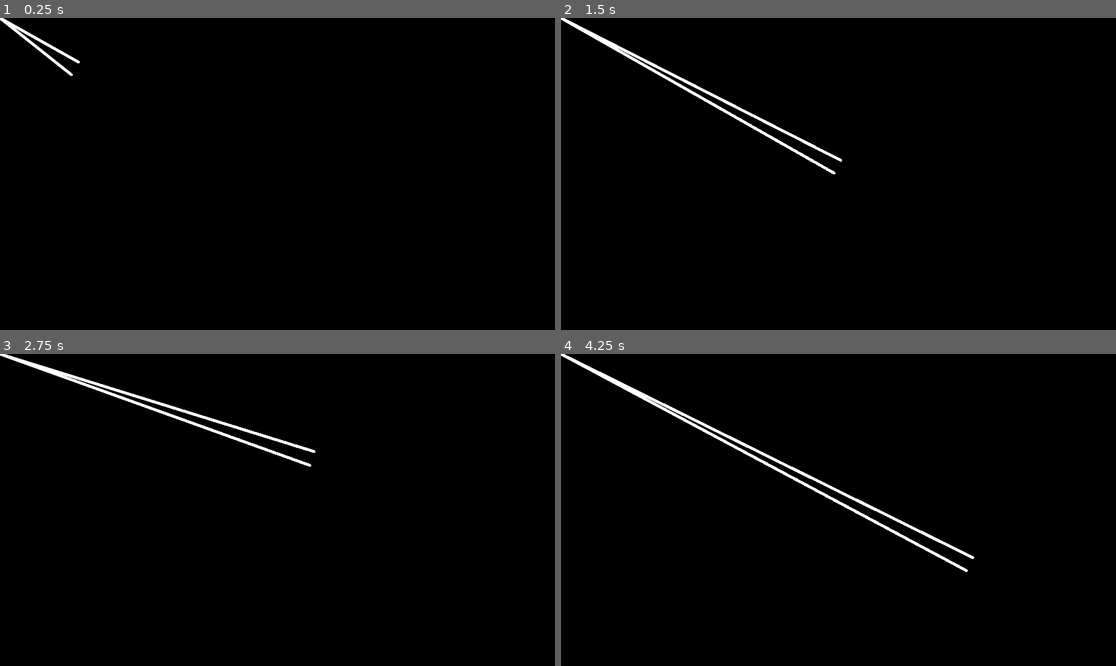
Above: before the commit, frames 1-4 (two rows, left to right).
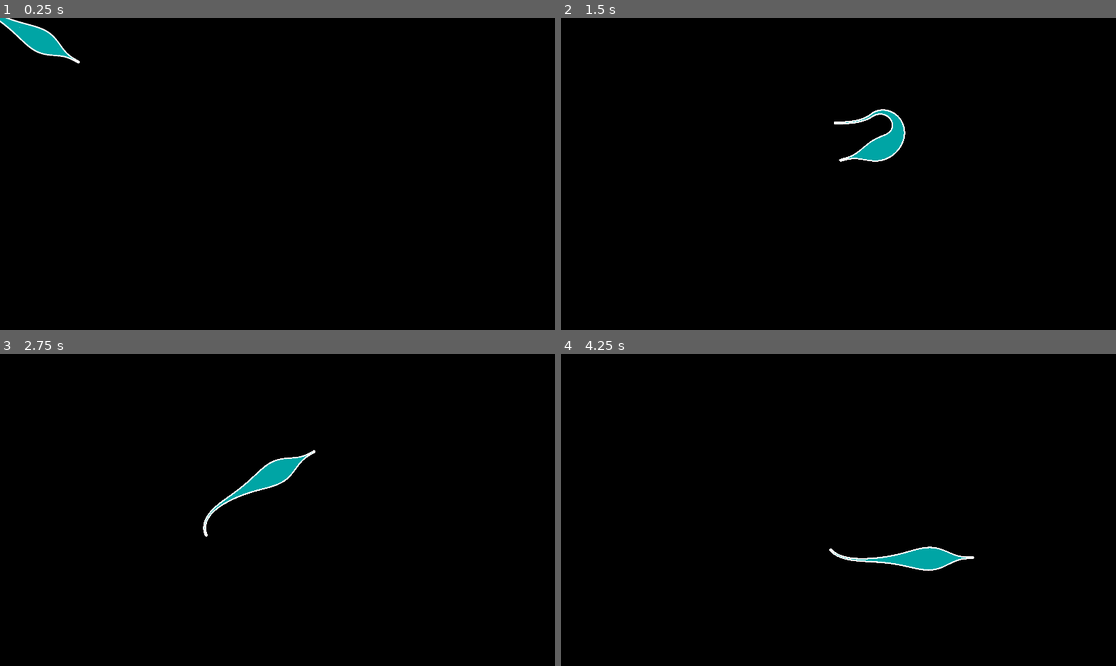
Above: after the commit, the same moments.

Repository: weedleeedle/worm-game
Game: Godot game, scene res://scene/main_scene/main_scene.tscn
Two runs of this game, one before a commit and one after it. Both use one fixed random seed, a clock stepped at 60 frames per second and the inputs below.
Inputs (mouse positions are in pixels of both pictures, inside the frame that each line leads up to):
- Up to frame 1 (0.25 s): no input
- Up to frame 2 (1.5 s): move the mouse to (960, 158) at 0.52 s; move the mouse to (727, 189) at 1.27 s
- Up to frame 3 (2.75 s): move the mouse to (333, 441) at 2.02 s
- Up to frame 4 (4.25 s): move the mouse to (810, 572) at 2.77 s; move the mouse to (1005, 556) at 3.52 s

The runs differ from the first frame. In frame 1, 0.8% of the frame differs, in the area x 0-14%, y 0-19%; in frame 2, 2.0%; in frame 3, 2.0%; in frame 4, 2.4%, in the area x 0-75%, y 0-70%.

Commit message:
Added body segments as children of a body.
Changed global coordinate logic to be local to the Body.

I realized after doing all this this doesn't really change anything, but
this also feels more... idiomatic, idk.

Diff:
--- a/component/body/body.gd
+++ b/component/body/body.gd
@@ -12,15 +12,26 @@
 var body_segments: Array[BodySegment]
 var body_head: BodySegment
 
+func _process(delta: float) -> void:
+	queue_redraw()
+
+func get_head() -> BodySegment:
+	return body_head
+
 ## Takes control of the body segment, adds it as a child.
 ##
 ## The first body segment added will be the head, positioned at the origin.
 func add_body_segment(body_segment: BodySegment) -> void:
 	add_child(body_segment)
-	var prev_segment: BodySegment = body_segments.back()
+	body_segment.owning_body = self
+	var prev_segment: BodySegment
+	if !body_segments.is_empty():
+		prev_segment = body_segments.back()
+
 	body_segments.push_back(body_segment)
 	if body_head == null:
 		body_head = body_segment
+
 	# Connect the new segment to the old one (maybe make this optional if they're like... pre-connected...?
 	if prev_segment == null:
 		return
@@ -52,7 +63,7 @@
 	var point_set: PackedVector2Array = []
 	for outline in p_render_set.outlines:
 		for i in END_RESOLUTION+1:
-			var point = head_vector.rotated(deg_to_rad(90) + ANGLE_INCREMENT * i) * (segment.radius + outline.outline_width) + segment.global_position
+			var point = head_vector.rotated(deg_to_rad(90) + ANGLE_INCREMENT * i) * (segment.radius + outline.outline_width) + segment.position
 			point_set.push_back(point)
 		draw_colored_polygon(point_set, outline.outline_color)
 		point_set.clear()
@@ -89,7 +100,7 @@
 	var point_set: PackedVector2Array = []
 	for outline in p_render_set.outlines:
 		for i in END_RESOLUTION+1:
-			var point = tail_vector.rotated(deg_to_rad(90) + ANGLE_INCREMENT * i) * (segment.radius + outline.outline_width) + segment.global_position
+			var point = tail_vector.rotated(deg_to_rad(90) + ANGLE_INCREMENT * i) * (segment.radius + outline.outline_width) + segment.position
 			point_set.push_back(point)
 		draw_colored_polygon(point_set, outline.outline_color)
 		point_set.clear()
@@ -97,9 +108,9 @@
 # Returns an array of ONLY TWO VECTORS!!!!!!!
 func _get_perpendicular_points(segment: BodySegment, distance: float) -> PackedVector2Array:
 	if segment.parent_segment != null:
-		return [segment.head_vector().rotated(deg_to_rad(-90)).normalized() * distance + segment.global_position, segment.head_vector().rotated(deg_to_rad(90)).normalized() * distance + segment.global_position]
+		return [segment.head_vector().rotated(deg_to_rad(-90)).normalized() * distance + segment.position, segment.head_vector().rotated(deg_to_rad(90)).normalized() * distance + segment.position]
 	elif segment.child_segment != null:
-		return [segment.tail_vector().rotated(deg_to_rad(-90)).normalized() * distance + segment.global_position, segment.tail_vector().rotated(deg_to_rad(90)).normalized() * distance + segment.global_position]
+		return [segment.tail_vector().rotated(deg_to_rad(-90)).normalized() * distance + segment.position, segment.tail_vector().rotated(deg_to_rad(90)).normalized() * distance + segment.position]
 	else:
 		push_error("Body part had neither a head vector nor a tail vector to render against!")
 		return []
--- a/component/body_factory/body_factory.gd
+++ b/component/body_factory/body_factory.gd
@@ -4,35 +4,32 @@
 @export_file("*.tscn") var body_segment_file: String
 @onready var body_segment_scene: PackedScene = load(body_segment_file)
 
-func create_body(body_iterator: Iterator, constraint: SegmentConstraint, accessories: Array[Accessory]) -> BodySegment:
-	# Create the head
-	var head: BodySegment = body_segment_scene.instantiate()
-	var iter_result := body_iterator.next()
-	if iter_result.is_halt():
-		push_error("Received a HALT from the body_iterator, expected at least one non-halt iterator")
+@export_file("*.tscn") var body_file: String
+@onready var body_scene: PackedScene = load(body_file)
 
-	head.constraint = constraint
-	head.radius = iter_result.get_value()
+func create_body(body_iterator: Iterator, constraint: SegmentConstraint, accessories: Array[Accessory]) -> Body:
+	# Create the body
+	var body: Body = body_scene.instantiate()
 
-	var current_segment := head
-	iter_result = body_iterator.next()
+	var iter_result = body_iterator.next()
 	while !iter_result.is_halt():
 		var new_segment: BodySegment = body_segment_scene.instantiate()
 		new_segment.constraint = constraint
 		new_segment.radius = iter_result.get_value()
-		current_segment.connect_child_segment(new_segment)
-		current_segment = new_segment
+		body.add_body_segment(new_segment)
 		iter_result = body_iterator.next()
 
-	_init_accessories(head, accessories)
-	return head
+	_init_accessories(body, accessories)
+	return body
 
-func _init_accessories(body_root: BodySegment, accessories: Array[Accessory]) -> void:
+func _init_accessories(body: Body, accessories: Array[Accessory]) -> void:
 	# Get the maximum body length for scaling porpoises.
-	var real_length := body_root.get_real_length()
+	var body_head := body.get_head()
+	var real_length := body_head.get_real_length()
+	body.accessories = accessories
 	for accessory in accessories:
 		var accessory_model := accessory.init_accessory_model()
-		var segment := _get_closest_body_segment(body_root, 0.0, real_length, accessory.placement)
+		var segment := _get_closest_body_segment(body_head, 0.0, real_length, accessory.placement)
 		segment.attach_accessory(accessory_model)
 
 ## Gets the closest body part to a given weight from 0.0 to 1.0
--- a/component/body_factory/body_factory.tscn
+++ b/component/body_factory/body_factory.tscn
@@ -5,3 +5,4 @@
 [node name="BodyFactory" type="Node" unique_id=1871543605]
 script = ExtResource("1_vby0q")
 body_segment_file = "uid://dacqq0ywykqud"
+body_file = "uid://b0sqwphfbnwtn"
--- a/component/body_segment/body_segment.gd
+++ b/component/body_segment/body_segment.gd
@@ -9,6 +9,7 @@
 
 @export var parent_segment: BodySegment
 @export var child_segment: BodySegment
+@export var owning_body: Body
 
 var accessories: Array[AccessoryModel]
 
--- a/scene/main_scene/main_scene.gd
+++ b/scene/main_scene/main_scene.gd
@@ -2,15 +2,15 @@
 
 @onready var property_manager: PropertyManager = $PropertyManager
 
-var current_body: BodySegment
+var current_body: Body
 
 func _ready() -> void:
 	current_body = generate_body(property_manager.iterator, property_manager.constraint, property_manager.accessories)
-	RenderService.add_render_target(current_body, property_manager.accessories, property_manager.render_set)
+	current_body.render_set = property_manager.render_set
 
-func generate_body(iterator: Iterator, constraint: SegmentConstraint, accessories: Array[Accessory]) -> BodySegment:
+func generate_body(iterator: Iterator, constraint: SegmentConstraint, accessories: Array[Accessory]) -> Body:
 	# Create a worm!!
-	var body: BodySegment = BodyFactory.create_body(iterator, constraint, accessories)
+	var body: Body = BodyFactory.create_body(iterator, constraint, accessories)
 	add_child(body)
 	return body
 
@@ -24,7 +24,12 @@
 func _on_property_manager_iterator_changed() -> void:
 	current_body.queue_free()
 	current_body = generate_body(property_manager.iterator, property_manager.constraint, property_manager.accessories)
+	current_body.render_set = property_manager.render_set
 
 func _on_property_manager_accessories_changed() -> void:
 	current_body.queue_free()
 	current_body = generate_body(property_manager.iterator, property_manager.constraint, property_manager.accessories)
+	current_body.render_set = property_manager.render_set
+
+func _on_property_manager_render_set_changed() -> void:
+	current_body.render_set = property_manager.render_set
--- a/scene/main_scene/main_scene.tscn
+++ b/scene/main_scene/main_scene.tscn
@@ -6,16 +6,11 @@
 [ext_resource type="Script" uid="uid://bubfxjvewqaj8" path="res://src/segment_constraints/segment_constraint.gd" id="4_bxhx3"]
 [ext_resource type="Script" uid="uid://df5fvyk41gl1y" path="res://src/segment_constraints/distance_constraint.gd" id="5_n4opw"]
 [ext_resource type="Script" uid="uid://bveufj3y2tke7" path="res://src/segment_constraints/angle_constraint.gd" id="6_1psi4"]
-[ext_resource type="Script" uid="uid://bmgkh06h8vagm" path="res://src/accessories/accessory.gd" id="7_abis2"]
-[ext_resource type="Script" uid="uid://phelohebufk8" path="res://src/accessories/scene_accessory.gd" id="8_gbtja"]
 [ext_resource type="Script" uid="uid://cwnncqtaoeyah" path="res://src/segment_constraints/follow_mouse_constraint.gd" id="9_bxhx3"]
 [ext_resource type="PackedScene" uid="uid://dn6j6tynciqx7" path="res://component/body_renderer/body_renderer.tscn" id="9_nbf3l"]
 [ext_resource type="Script" uid="uid://cai3g7scdoai3" path="res://src/outline/outline.gd" id="10_caomg"]
 [ext_resource type="Script" uid="uid://btng3safvwlh7" path="res://src/outline/render_set.gd" id="11_gyydh"]
-[ext_resource type="Script" uid="uid://cfebchxkwkr7s" path="res://src/iterators/expression_iterator.gd" id="11_vxise"]
-[ext_resource type="Script" uid="uid://dirronacgv5jy" path="res://src/accessories/offset_accessory.gd" id="12_n4opw"]
 [ext_resource type="PackedScene" uid="uid://bru2tnj2ekgjo" path="res://component/property_manager/property_manager.tscn" id="12_wfqtb"]
-[ext_resource type="Script" uid="uid://b80mymgwap2xb" path="res://src/accessories/sub_body_accessory.gd" id="14_bxhx3"]
 
 [sub_resource type="Resource" id="Resource_wfqtb"]
 script = ExtResource("5_n4opw")
@@ -36,24 +31,6 @@
 sub_constraints = Array[ExtResource("4_bxhx3")]([SubResource("Resource_wfqtb"), SubResource("Resource_co2fn"), SubResource("Resource_caomg")])
 metadata/_custom_type_script = "uid://c36u81uwa6gu0"
 
-[sub_resource type="Resource" id="Resource_bxhx3"]
-script = ExtResource("8_gbtja")
-custom_model_scene = "uid://yjdocj0aocbt"
-placement = 0.02
-metadata/_custom_type_script = "uid://phelohebufk8"
-
-[sub_resource type="Resource" id="Resource_abis2"]
-script = ExtResource("11_vxise")
-expression = "5*pow(i+0.1,5.3)*exp(-1.7*i+0.4)"
-end_range = 10.0
-steps = 100
-metadata/_custom_type_script = "uid://cfebchxkwkr7s"
-
-[sub_resource type="Resource" id="Resource_n4opw"]
-script = ExtResource("3_vxise")
-sub_constraints = Array[ExtResource("4_bxhx3")]([SubResource("Resource_wfqtb"), SubResource("Resource_co2fn")])
-metadata/_custom_type_script = "uid://c36u81uwa6gu0"
-
 [sub_resource type="Resource" id="Resource_rdy5v"]
 script = ExtResource("10_caomg")
 outline_color = Color(1, 1, 1, 1)
@@ -66,21 +43,6 @@
 outlines = Array[ExtResource("10_caomg")]([SubResource("Resource_rdy5v")])
 metadata/_custom_type_script = "uid://btng3safvwlh7"
 
-[sub_resource type="Resource" id="Resource_1psi4"]
-script = ExtResource("14_bxhx3")
-body_iterator = SubResource("Resource_abis2")
-constraint = SubResource("Resource_n4opw")
-render_set = SubResource("Resource_fxesv")
-z_index = 1
-placement = 0.99
-metadata/_custom_type_script = "uid://b80mymgwap2xb"
-
-[sub_resource type="Resource" id="Resource_gbtja"]
-script = ExtResource("12_n4opw")
-sub_accessory = SubResource("Resource_1psi4")
-offset = Vector2(0, 50)
-metadata/_custom_type_script = "uid://dirronacgv5jy"
-
 [node name="Main" type="Node2D" unique_id=1412268942]
 script = ExtResource("1_wfqtb")
 
@@ -89,7 +51,6 @@
 [node name="PropertyManager" parent="." unique_id=1227955740 instance=ExtResource("12_wfqtb")]
 iterator = ExtResource("2_co2fn")
 constraint = SubResource("Resource_vxise")
-accessories = Array[ExtResource("7_abis2")]([SubResource("Resource_bxhx3"), SubResource("Resource_gbtja")])
 render_set = SubResource("Resource_fxesv")
 
 [connection signal="accessories_changed" from="PropertyManager" to="." method="_on_property_manager_accessories_changed"]
--- a/src/segment_constraints/follow_mouse_constraint.gd
+++ b/src/segment_constraints/follow_mouse_constraint.gd
@@ -13,7 +13,7 @@
 		return
 
 	# If this is the head, target and move towards the mouse cursor.
-	var direction := on.get_global_mouse_position() - on.global_position
+	var direction := on.owning_body.get_local_mouse_position() - on.position
 	var distance := direction.length()
 	# We approach zero as we near the target
 	#var weight := (DISTANCE_SCALING * distance) / sqrt(1 + pow(DISTANCE_SCALING * distance, 2.0))
@@ -21,4 +21,5 @@
 	# We probably want to do some kind of easing once we get close to the mouse. We'll see.
 	var velocity := lerpf(0, max_velocity, weight)
 	var movement_vector := direction.normalized() * velocity
-	on.global_position += movement_vector * delta
+	on.position += movement_vector * delta
+	on.rotation = direction.angle()
